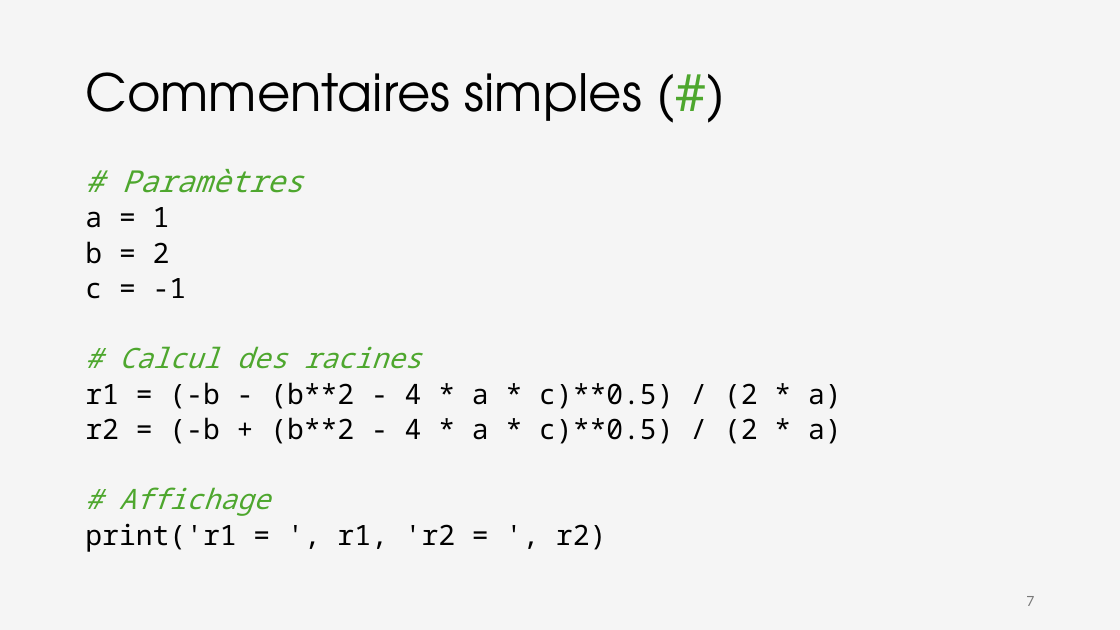
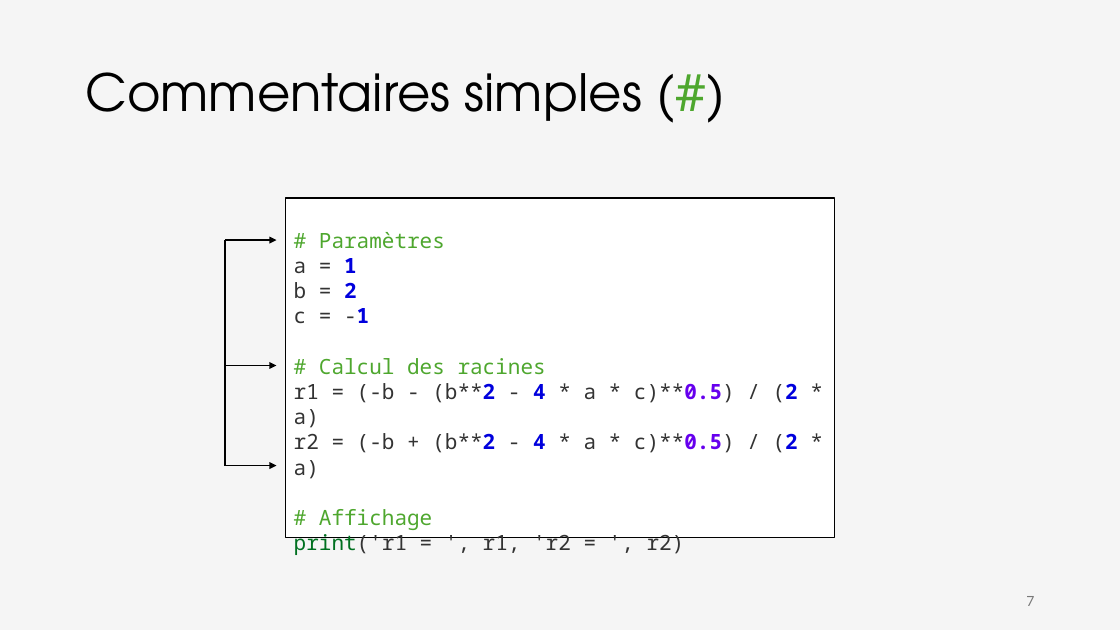
Before and after one commit to iannickgagnon/sagedays_iannick_2026, a slide deck: slide 7 of python_1/presentation_python_1.pptx. Drawn at 1120x630 pixels with LibreOffice and Linux fonts; fonts in the diff are those of the drawing. Boxes give left, top, right and bottom in pixels: in the first picture for what was removed or moved away, otherwise in the second. Text is boxed around its words. In the diff, an @@ line names an element or a change of style, - is before the commit and + after.

```diff
--- a/python_1/presentation_python_1.pptx
+++ b/python_1/presentation_python_1.pptx
@@ rectangle "# Paramètres": place and size @@
-rectangle "# Paramètres" at bbox=[85, 169, 842, 552]
+rectangle "# Paramètres" at bbox=[286, 198, 835, 538]
@@ rectangle "# Paramètres" at bbox=[286, 198, 835, 538]: size 25.9 to 18 pt in "# Paramètres"; italic off in "# Paramètres", "# Calcul des racines", "# Affichage"; size 24.1 to 18 pt; text colour #000000 to #333333 in "a =", "b =", "c = -1", "r1 = (-b - (b**2 - * ..." and 2 more places; text colour #000000 to #0000DD in "1", "2", "-1", "(b**2 4 (2" and 1 more places; bold on in "1", "2", "-1", "(b**2 4 c)**0.5) (2" and 1 more places; text colour #000000 to #6600EE in "c)**0.5)", "c)**0.5)"; text colour #000000 to #007020 in "print('r1"; line spacing 0.7 to 1; less space between paragraphs; fill none to #FFFFFF; outline none to #000000 1 pt @@
@@ group added at bbox=[225, 240, 276, 465]: 3 arrows, 1 line @@
```
Also in this commit, not shown: 6 other slides changed.
